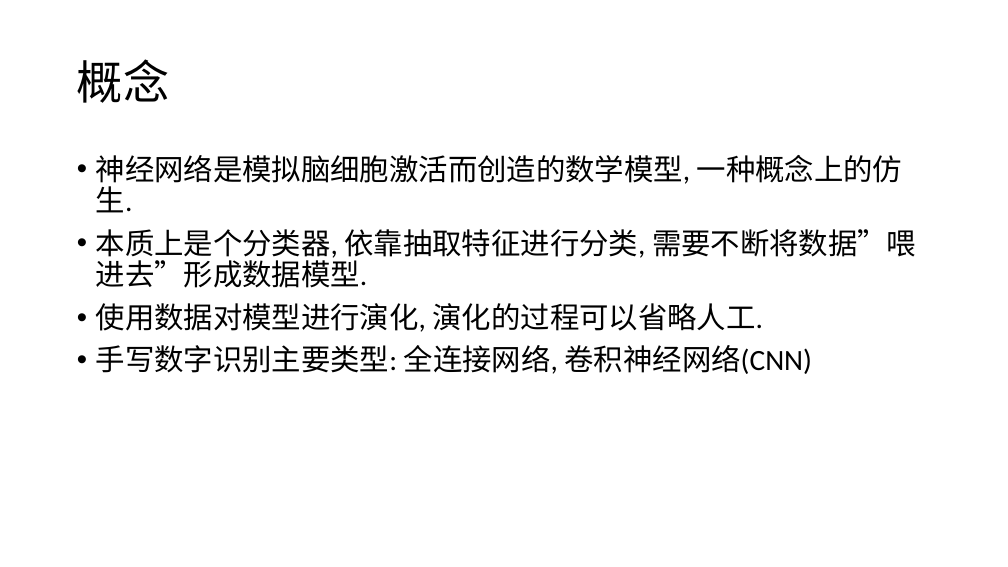
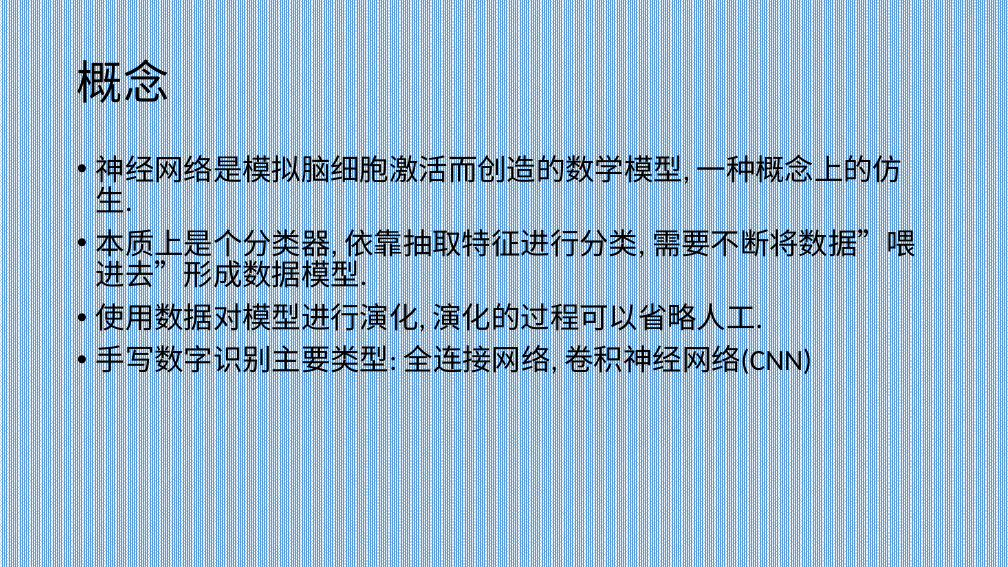
Before and after one commit to hexiaoweiff8/NumRecognition, a slide deck: slide 2 of Assets/神经网络手写数字识别.pptx. Drawn at 1008x567 pixels with LibreOffice and Linux fonts; fonts in the diff are those of the drawing. Boxes give left, top, right and bottom in pixels: in the first picture for what was removed or moved away, otherwise in the second. Text is boxed around its words. In the diff, an @@ line names an element or a change of style, - is before the commit and + after.

```diff
--- a/Assets/神经网络手写数字识别.pptx
+++ b/Assets/神经网络手写数字识别.pptx
@@ background #FFFFFF to pattern #5B9BD5 on #FFFFFF @@
```
Also in this commit, not shown: 4 other slides changed, 5 slides added, 2 other files.
